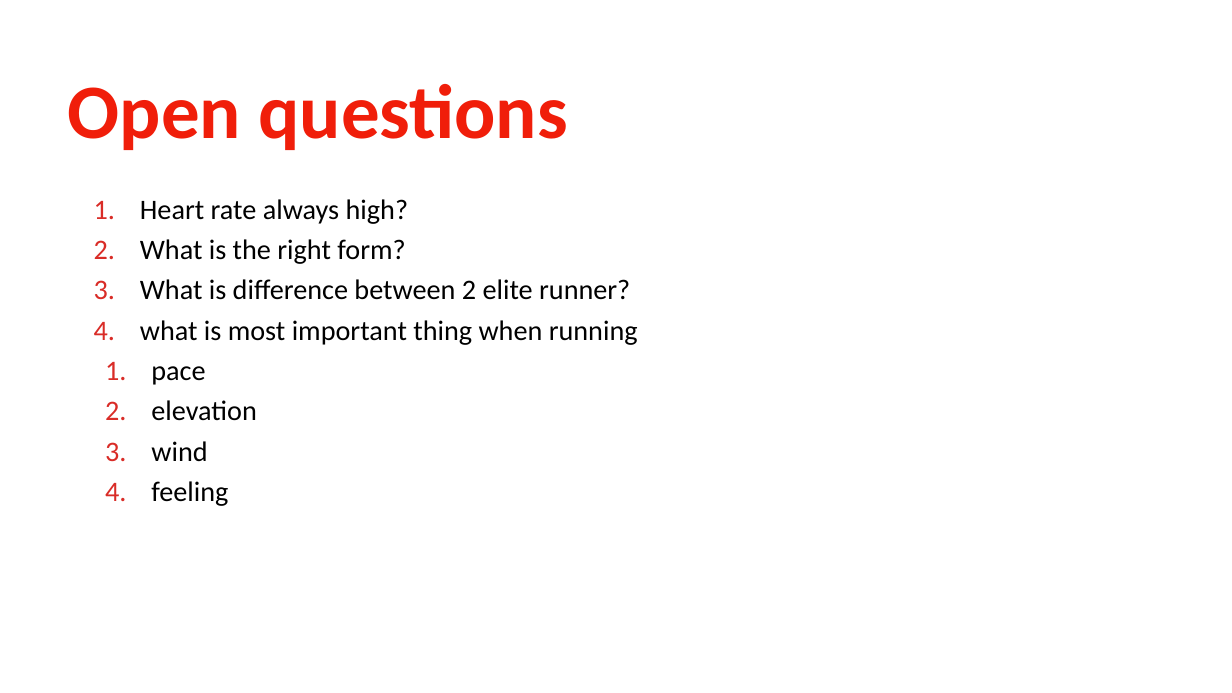
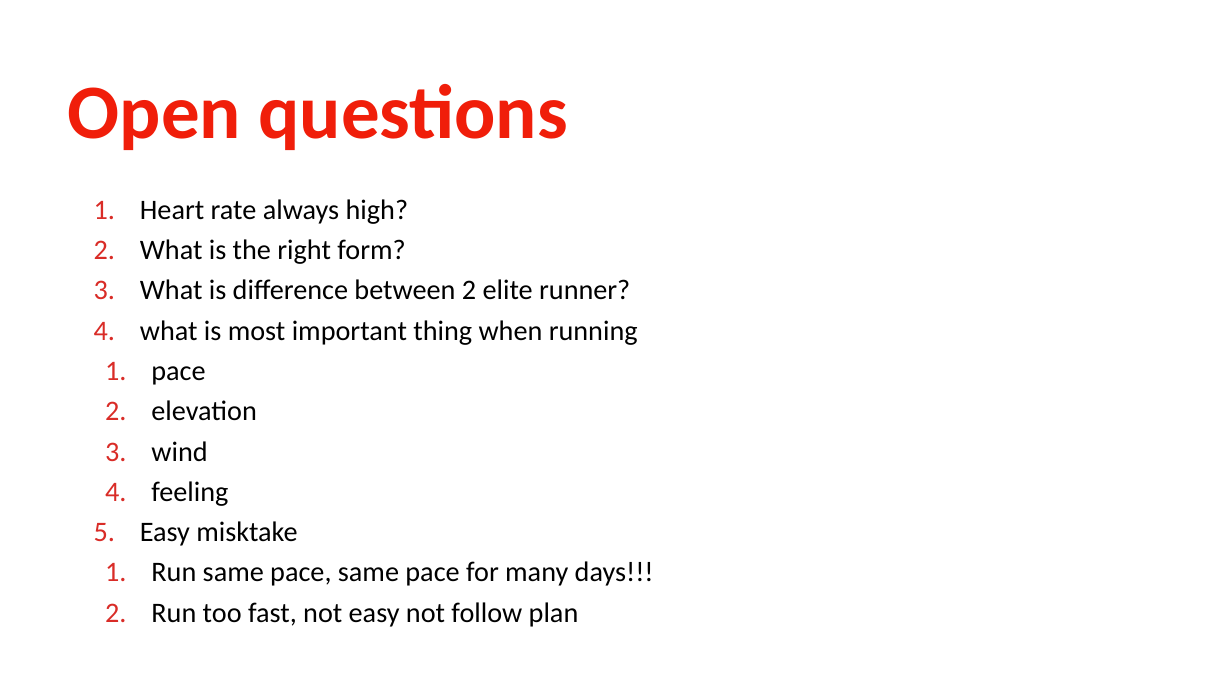
Before and after one commit to khanhnguyen18/running, a slide deck: slide 14 of Running.pptx. Drawn at 1232x693 pixels with LibreOffice and Linux fonts; fonts in the diff are those of the drawing; background and template pictures are left out. Boxes give left, top, right and bottom in pixels: in the first picture for what was removed or moved away, otherwise in the second. Text is boxed around its words. In the diff, an @@ line names an element or a change of style, - is before the commit and + after.

```diff
--- a/Running.pptx
+++ b/Running.pptx
@@ text at (x1=140, y1=521, x2=654, y2=627): paragraphs added @@
+5. Easy misktake
+  1. Run same pace, same pace for many days!!!
+  2. Run too fast, not easy not follow plan
```
Also in this commit, not shown: 1 other file.
